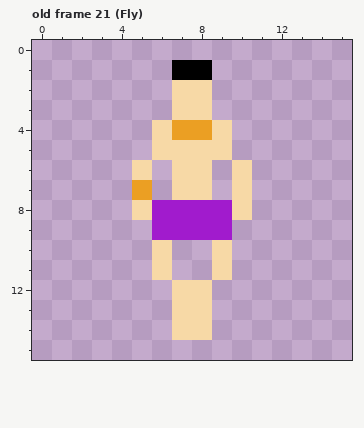
One commit to this pixel-art file: art/characters/Man4.ase. Above, as it was before the edit.
16x16 pixels, 28 frames. Shown: old frame 21 (Fly). The commit also changed other frames, which this record leaves out.
New version:
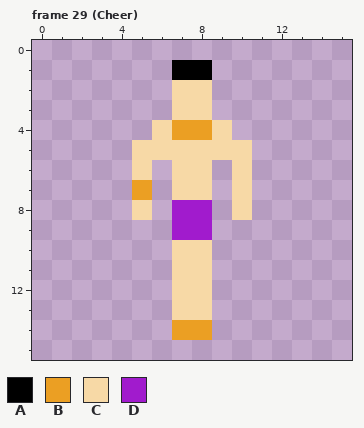
Palette (. is transparent): A #000000  B #eb9f23  C #f7d9a6  D #a11bcd
A new or re-ordered frame is compared with the old frame closest to it.
Commit: cheers finished
Changes in this commit:
frames 28 -> 47
Frame 29 (Cheer) is new; against old frame 21 (Fly), layer "Layer 3":
Colour B replaces colour C in row 14 at x 7 to 8.
Colour C is added in row 5 at x 5 and 10; in rows 10 to 11 at x 7 to 8.
Colour C is gone in rows 10 to 11 at x 6 and 9.
Colour D is gone in rows 8 to 9 at x 6 and 9.
Where, in picture pixels (left, top, right, bottom), the same in both pictures:
changed: (132, 140, 252, 340)
